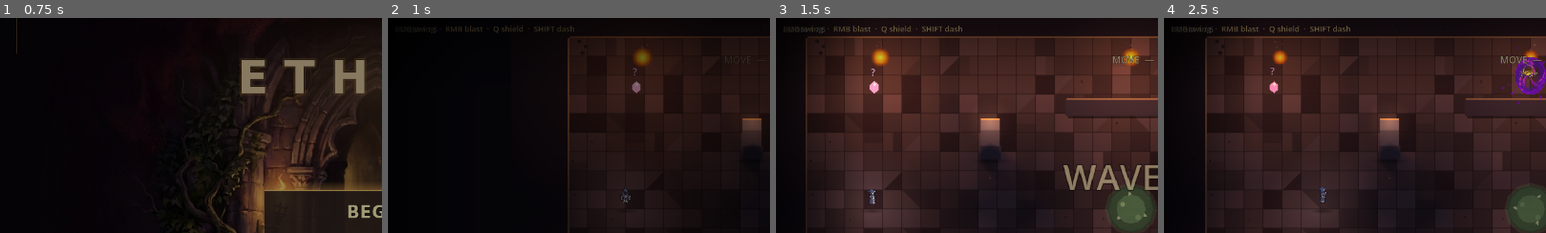
Above: before the commit, frames 1-4 (left to right).
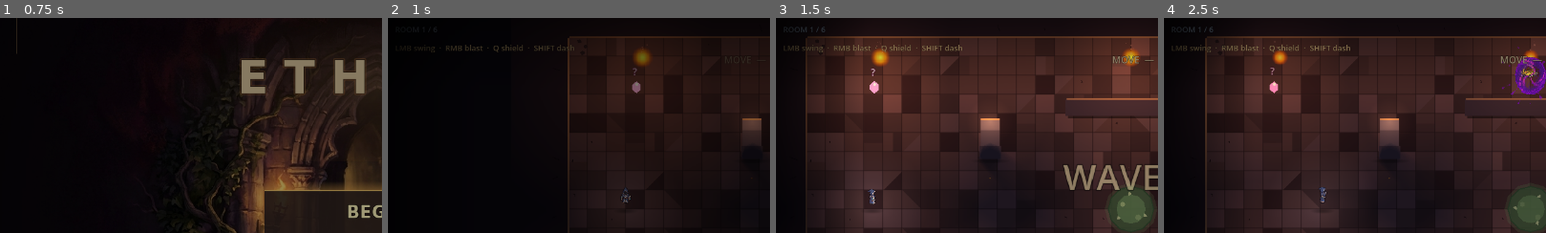
Above: after the commit, the same moments.

Repository: alitaghva1/ethera
Game: Godot game, scene res://scenes/main_menu.tscn
Two runs of this game, one before a commit and one after it. Both use one fixed random seed, a clock stepped at 60 frames per second and the inputs below.
Inputs (mouse positions are % of the whole screen's width and height, from its top left):
- Up to frame 1 (0.75 s): click "BEGIN" at 0.5 s
- Up to frame 2 (1 s): no input
- Up to frame 3 (1.5 s): tap Enter at 1.25 s; move the mouse to (72, 45) at 1.27 s; press the mouse at (72, 45) at 1.28 s; hold D (move_right) from 1.28 s (still down)
- Up to frame 4 (2.5 s): release D (move_right) at 2 s; release the mouse at (72, 45) at 2 s; drag from (30, 55) to (10, 22) at 2.02 s
The pictures show only the part of the screen within x 1-51%, y 6-56%; the shares and areas given below are measured in that part.

Frame 1 is identical in both runs. In frame 2, 0.5% of the frame differs, in the area x 5-49%, y 3-16%; in frame 3, 0.7%; in frame 4, 0.8%, in the area x 2-49%, y 3-16%.

Commit message:
fix(godot iter-175/176): HUD overlap + audio pitch variance
iter-175 — StatusLabel / RoomProgressLabel HUD overlap
  StatusLabel was at offset_top=46..70 (y 46-70). The iter-161
  RoomProgressLabel is at y 50-72. They overlapped — when wave_event
  announces fired ("The floor shifts · take cover"), the text
  rendered DIRECTLY on top of "ROOM 1 / 6," visible in the user's
  screenshot as the two strings stacking illegibly.

  Status moved to y 78..102 (was 46..70). HUD column now reads
  top-down clean: HEARTS → ROOM PROGRESS → STATUS, with a 6 px gap
  between room-progress and status.

iter-176 — Audio pitch variance per play
  Every audio cue used a pre-baked AudioStream — identical waveform
  on every call. Combat cues that fire 50+ times per minute
  (hero_swing, enemy_hit, hero_stepped) became mono-tonal loops the
  listener's ear locks onto. Fatigue-fastest of any system.

  _play() now applies ±5% pitch_scale jitter on every call via
  pitch_scale = 1.0 + randf_range(-0.05, 0.05). Two consecutive
  swings sound subtly different. 5% is small enough to never read
  as "off-key" or "musical drift"; enough to break repeat-detection.

  A future per-cue config flag could exempt tonal stings (boss_intro,
  crit_chime). 5% is mild enough that the tonal cues survive cleanly
  for now.

Booted clean.

Co-Authored-By: Claude Opus 4.7 (1M context) <noreply@anthropic.com>

Diff:
--- a/slime-depths-godot/scenes/main.tscn
+++ b/slime-depths-godot/scenes/main.tscn
@@ -141,11 +141,17 @@
 ; Position kept just below HP so when the rare gameplay event sets
 ; it ("Choose a relic · walk near and press [E]"), it appears in a
 ; predictable spot.
+; Iter 175 — StatusLabel was at y=46..70 which OVERLAPS the iter-161
+; RoomProgressLabel at y=50..72. When wave-events fire announces
+; ("The floor shifts · take cover") they rendered on top of
+; "ROOM 1 / 6" — text on text. Now anchored at y=78..102 — directly
+; below the room progress with a 6 px gap so the HUD column reads
+; HEARTS → ROOM → STATUS clean top-to-bottom.
 [node name="StatusLabel" type="Label" parent="UI"]
 offset_left = 20.0
-offset_top = 46.0
+offset_top = 78.0
 offset_right = 520.0
-offset_bottom = 70.0
+offset_bottom = 102.0
 theme_override_font_sizes/font_size = 13
 theme_override_colors/font_color = Color(0.86, 0.74, 0.50, 0.80)
 theme_override_colors/font_outline_color = Color(0.04, 0.02, 0.02, 0.85)
--- a/slime-depths-godot/scripts/audio.gd
+++ b/slime-depths-godot/scripts/audio.gd
@@ -268,6 +268,20 @@
 		add_child(p)
 		_player_pool.append(p)
 
+# Iter 176 — per-play pitch variance. Pre-iter-176 every play()
+# emitted the IDENTICAL pre-baked stream — same waveform, same
+# frequency sweep, same duration. Fatiguing for combat cues that
+# fire 50+ times per minute (hero_swing, enemy_hit). Now each call
+# applies ±5% pitch_scale jitter so two consecutive swings sound
+# subtly different. 5% is small enough to never sound "off-key"
+# but enough to break the loop-detection in the listener's ear.
+#
+# Some cues should stay perfectly tonal (boss_intro stings, the
+# crit_chime — these are designed to be musical at specific pitches).
+# A future pass could exempt them via a per-cue config flag; for
+# now 5% is mild enough that even the tonal cues survive cleanly.
+const PITCH_VARIANCE: float = 0.05
+
 func _play(id: String, world_pos: Vector2 = Vector2.ZERO, volume_db: float = 0.0) -> void:
 	if not _streams.has(id):
 		push_warning("Audio: unknown sound id '%s'" % id)
@@ -276,6 +290,7 @@
 	_next_player = (_next_player + 1) % PLAYER_POOL_SIZE
 	player.stream = _streams[id]
 	player.volume_db = volume_db
+	player.pitch_scale = 1.0 + randf_range(-PITCH_VARIANCE, PITCH_VARIANCE)
 	player.global_position = world_pos
 	player.play()
 
